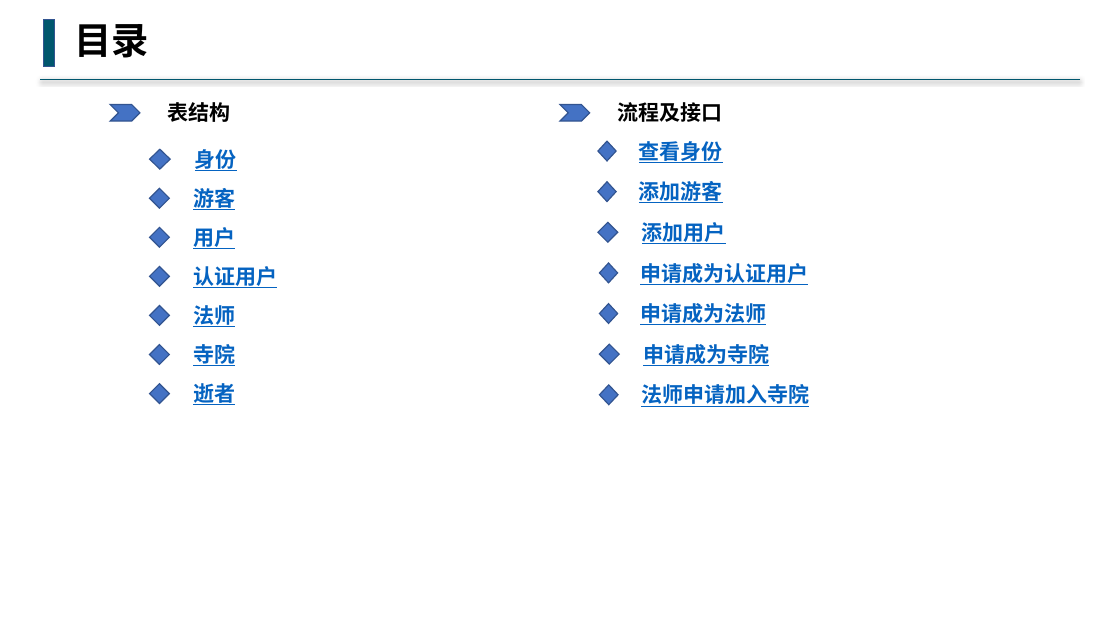
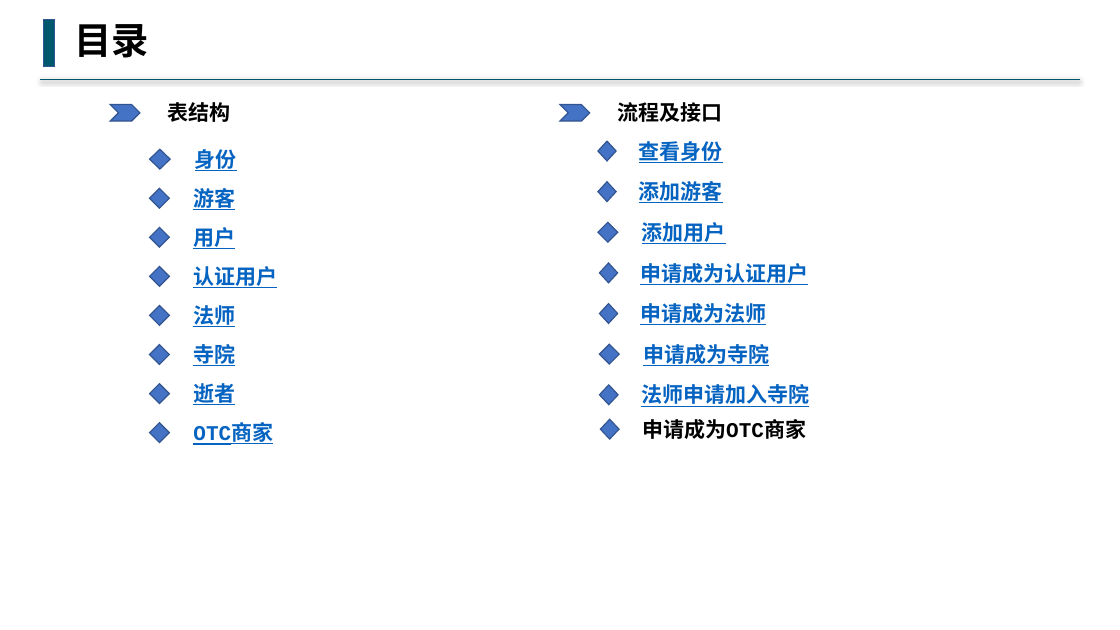
Before and after one commit to buddhachain/buddhaContract, a slide deck: slide 1 of doc/02.身份.pptx. Drawn at 1120x630 pixels with LibreOffice and Linux fonts; fonts in the diff are those of the drawing. Boxes give left, top, right and bottom in pixels: in the first picture for what was removed or moved away, otherwise in the second. Text is boxed around its words. In the diff, an @@ line names an element or a change of style, - is before the commit and + after.

Commit message:
otc商家身份设计

```diff
--- a/doc/02.身份.pptx
+++ b/doc/02.身份.pptx
@@ diamond added at bbox=[601, 419, 619, 439], fill #4472C4, outline #325491 1 pt @@
@@ text added at bbox=[642, 419, 806, 439], 18 pt, text #000000, bold @@
+申请成为OTC商家
@@ diamond added at bbox=[150, 423, 170, 443], fill #4472C4, outline #325491 1 pt @@
@@ text added at bbox=[193, 425, 273, 445], 18 pt, text #0563C1, bold, underline @@
+OTC商家
```
Also in this commit, not shown: 1 other slide changed, 2 slides added, 2 other files.
